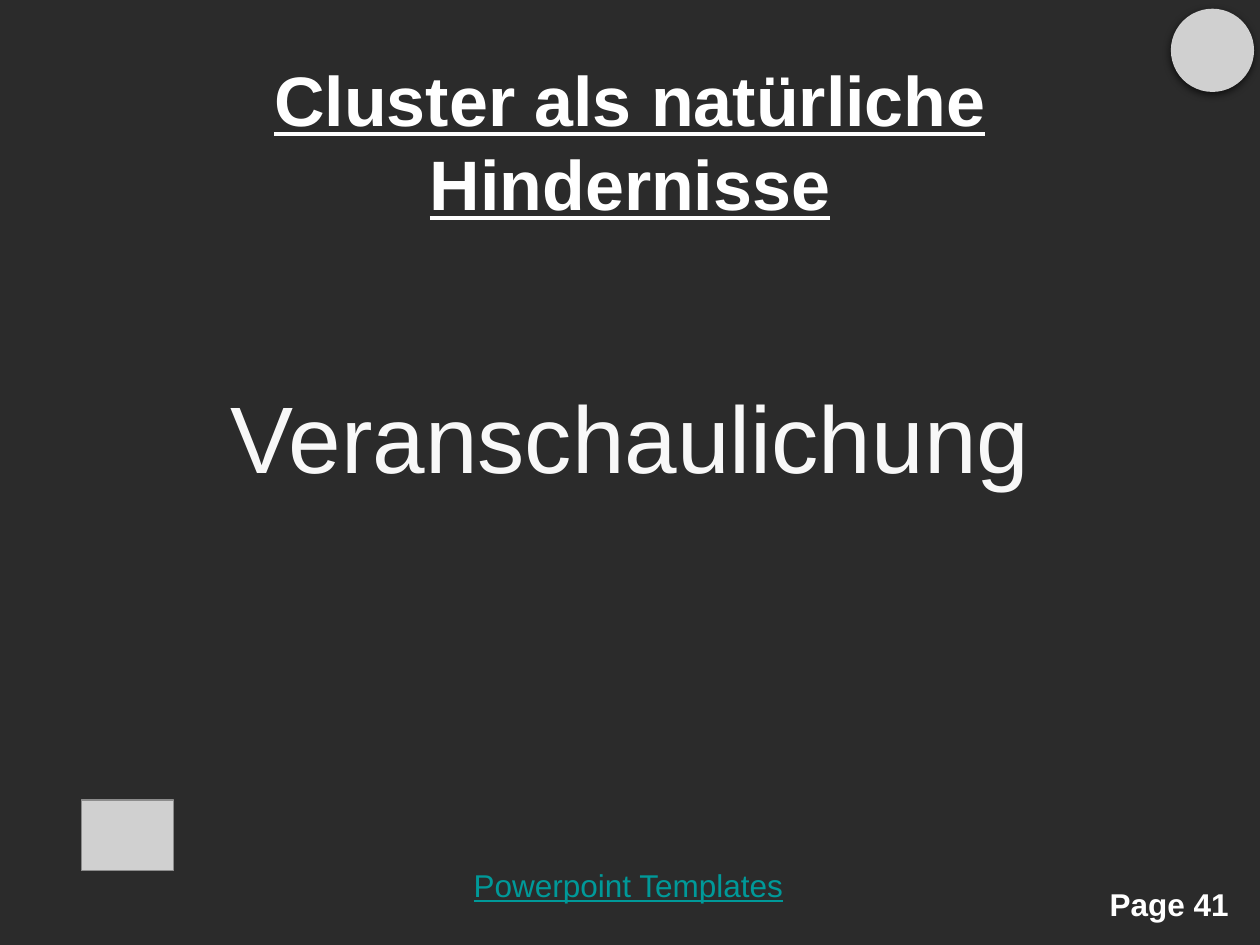
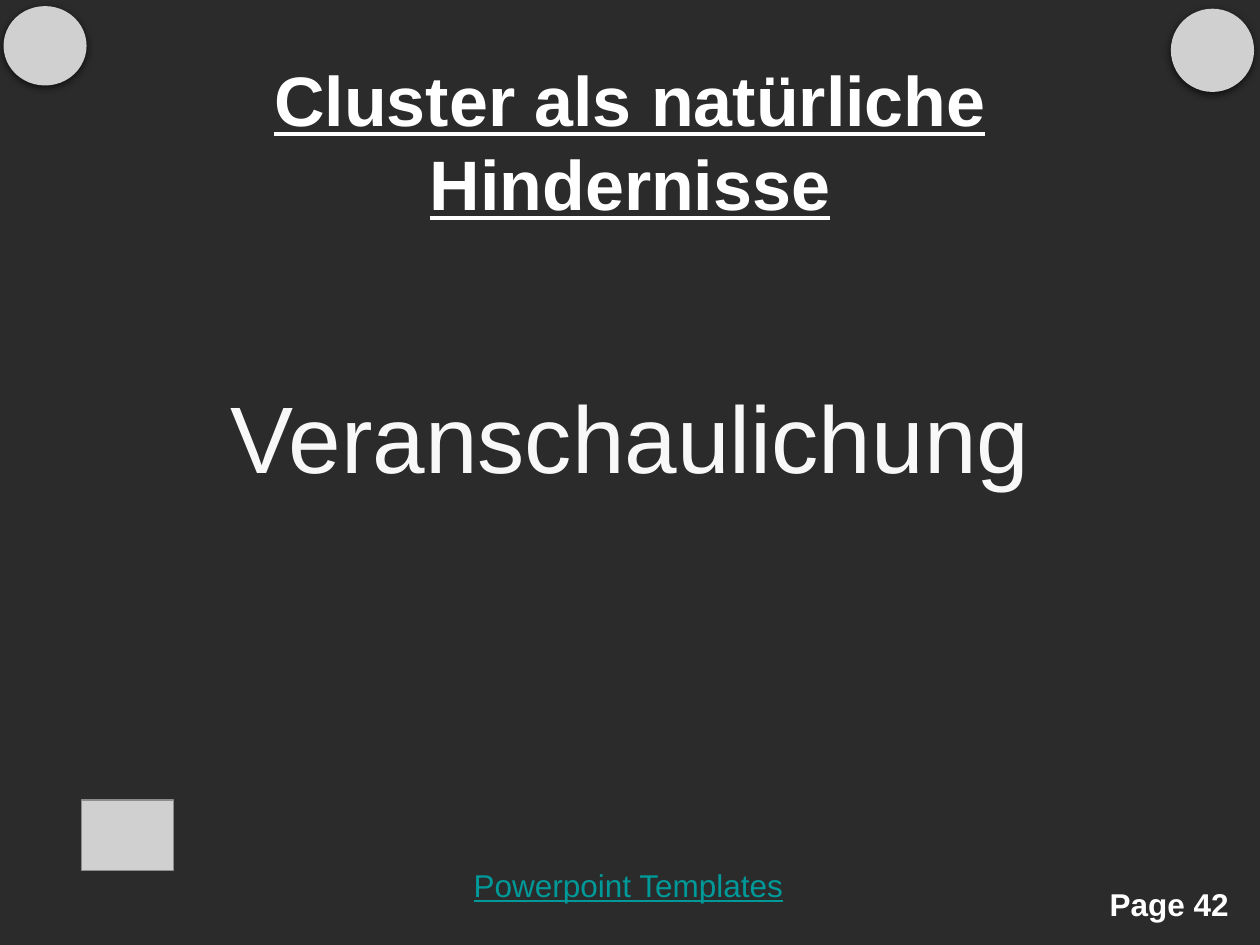
Before and after one commit to BlindSide89/Simple, a slide deck: slide 42 of Presentations/PresentationNEWStyle.pptx (slide 41 before the commit). Drawn at 1260x945 pixels with LibreOffice and Linux fonts; fonts in the diff are those of the drawing; grey boxes stand for pictures; background and template pictures are left out; a plain dark background stands for a picture behind light text. Boxes give left, top, right and bottom in pixels: in the first picture for what was removed or moved away, otherwise in the second. Text is boxed around its words. In the diff, an @@ line names an element or a change of style, - is before the commit and + after.

```diff
--- a/Presentations/PresentationNEWStyle.pptx
+++ b/Presentations/PresentationNEWStyle.pptx
@@ picture added at <box>4,6,87,86</box> @@
@@ page number at <box>1110,894,1229,922</box>: text changed @@
-Page 41
+Page 42
```
Also in this commit, not shown: 38 other slides changed, 10 slides added, 3 slides removed, 1 other file.
